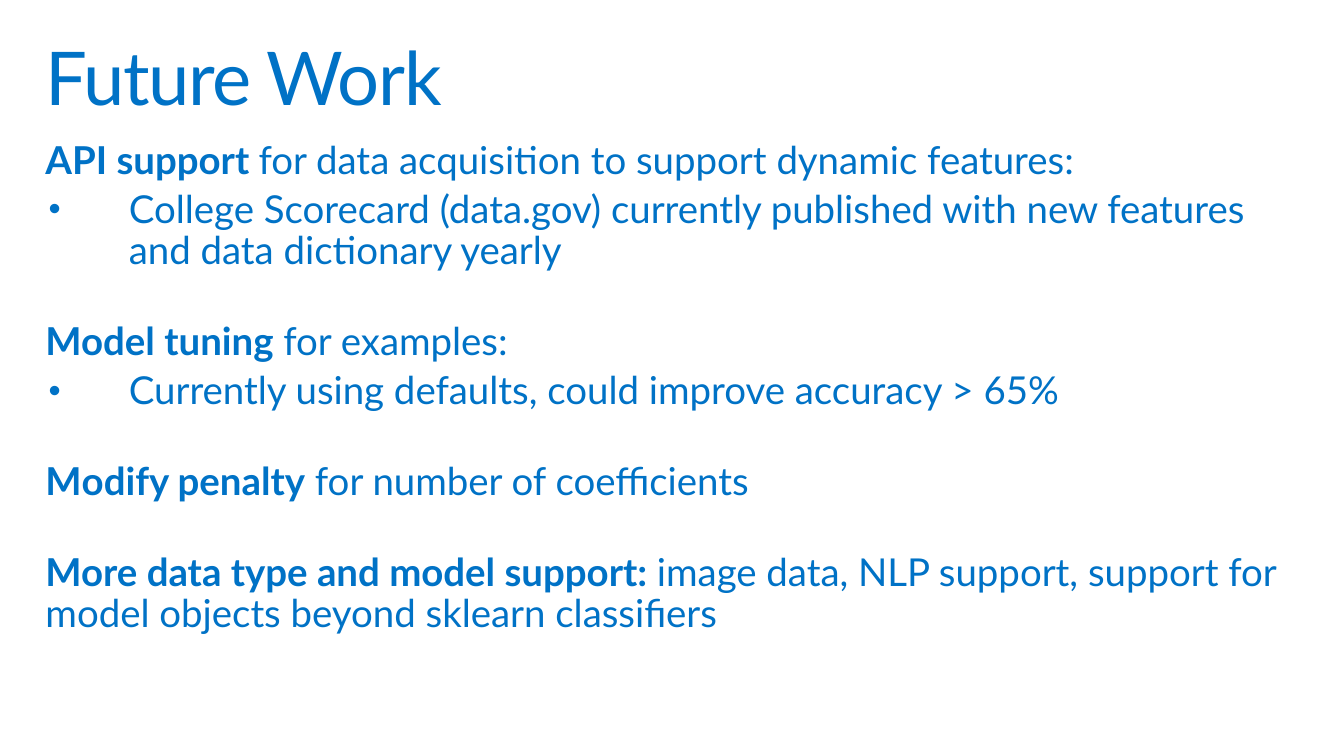
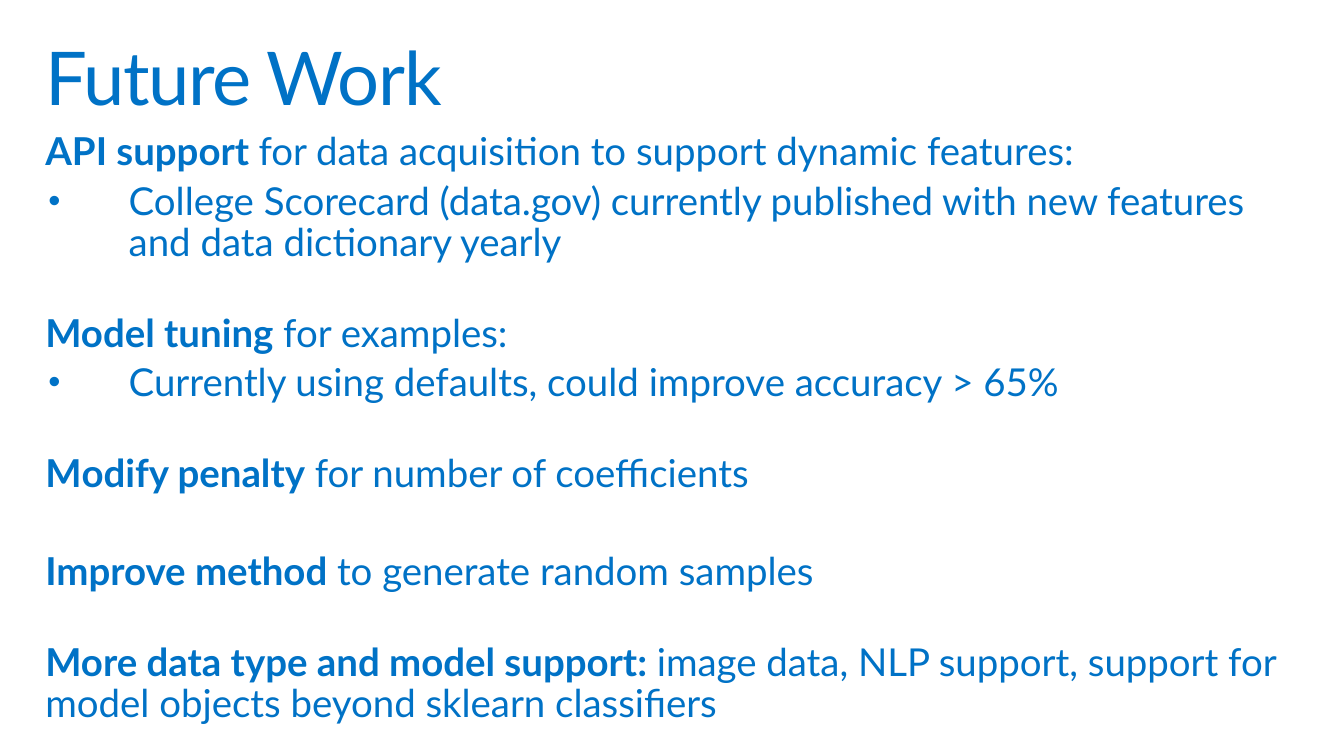
Before and after one commit to PKing70/LIMEaid, a slide deck: slide 10 of docs/LIMEaid_Final.pptx. Drawn at 1344x756 pixels with LibreOffice and Linux fonts; fonts in the diff are those of the drawing; background and template pictures are left out. Boxes give left, top, right and bottom in pixels: in the first picture for what was removed or moved away, otherwise in the second. Text is boxed around its words. In the diff, an @@ line names an element or a change of style, - is before the commit and + after.

Commit message:
Added missing bullet point in Future Work slide.

```diff
--- a/docs/LIMEaid_Final.pptx
+++ b/docs/LIMEaid_Final.pptx
@@ text "API support for data acquisition ...": place and size @@
-text "API support for data acquisition ..." at [45,145,1277,634]
+text "API support for data acquisition ..." at [45,136,1277,724]
@@ text at [45,556,814,592]: paragraph added @@
+Improve method to generate random samples
```
Also in this commit, not shown: 1 other file.
